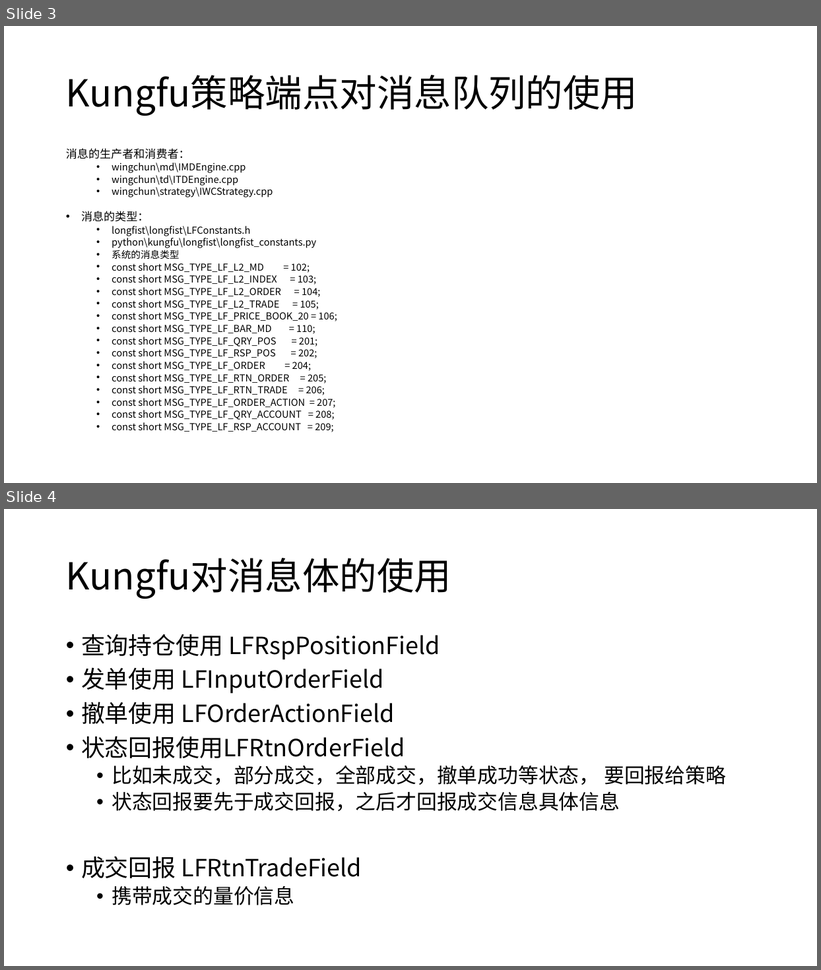
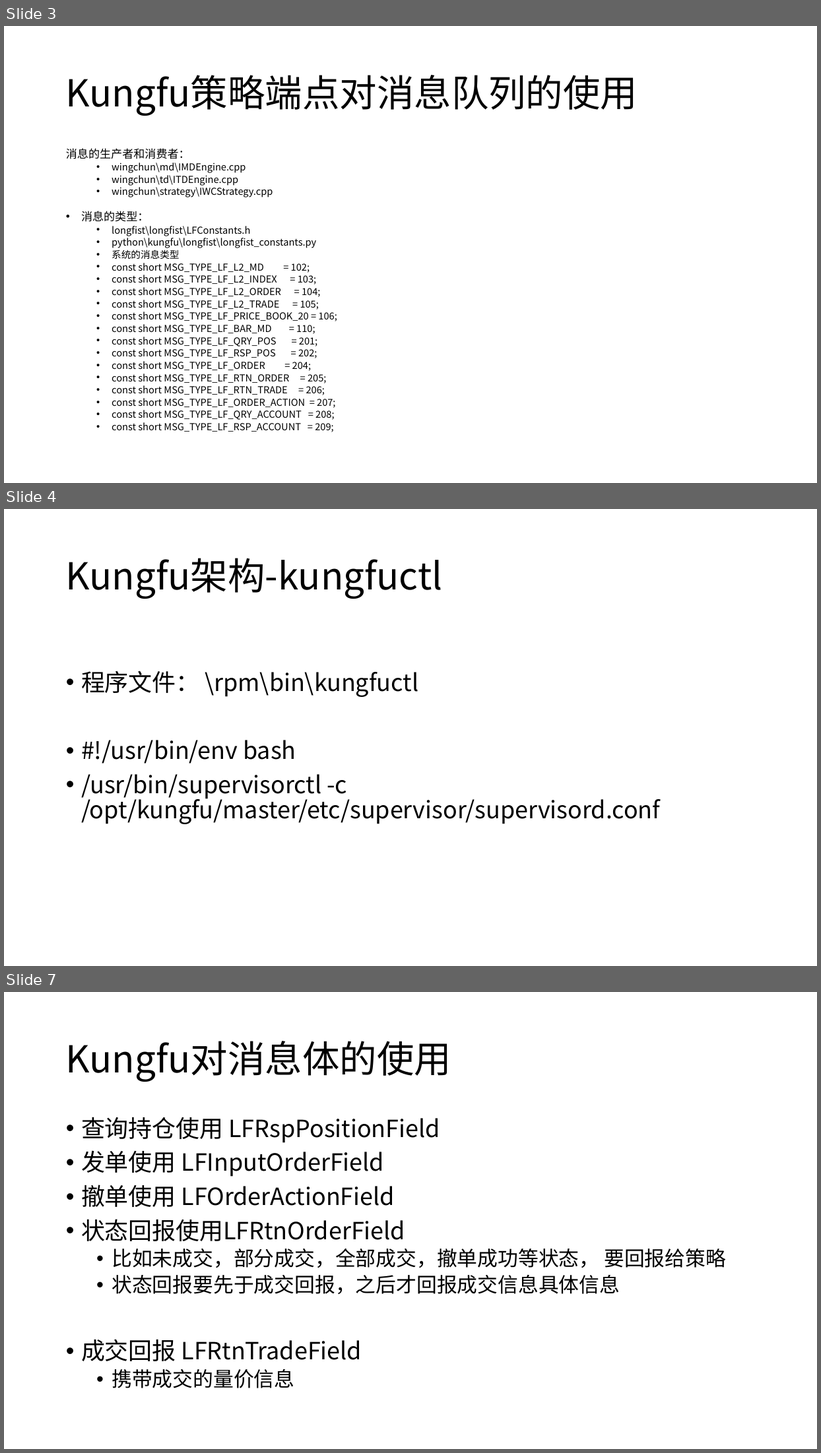
Before and after one commit to qingtiandalaoye/useful_doc, a slide deck: 虚拟货币跨交易所高频交易系统.pptx. Shown one above the other, each under a label of ours: slides 3 and 4 before the commit, slides 3, 4 and 7 after it; the slides between them are not shown. The pictures are 821x970 and 821x1453 pixels, drawn with LibreOffice and Linux fonts; fonts in the diff are those of the drawing. Boxes give left, top, right and bottom in pixels: in the first picture for what was removed or moved away, otherwise in the second. Text is boxed around its words. In the diff, an @@ line names an element or a change of style, - is before the commit and + after.

Commit message:
update

```diff
--- a/虚拟货币跨交易所高频交易系统.pptx
+++ b/虚拟货币跨交易所高频交易系统.pptx
@@ slide 4 added at (4, 509, 817, 966), background #FFFFFF @@
@@ title added at (66, 558, 443, 599), 44 pt, text #000000 @@
+Kungfu架构-kungfuctl
@@ text added at (81, 671, 660, 824), 28 pt, text #000000 @@
+• 程序文件： \rpm\bin\kungfuctl
+• #!/usr/bin/env bash
+• /usr/bin/supervisorctl -c /opt/kungfu/master/etc/supervisor/supervisord.conf
@@ what was slide 4 is now slide 7 @@
```
Also in this commit, not shown: 2 other slides added.
